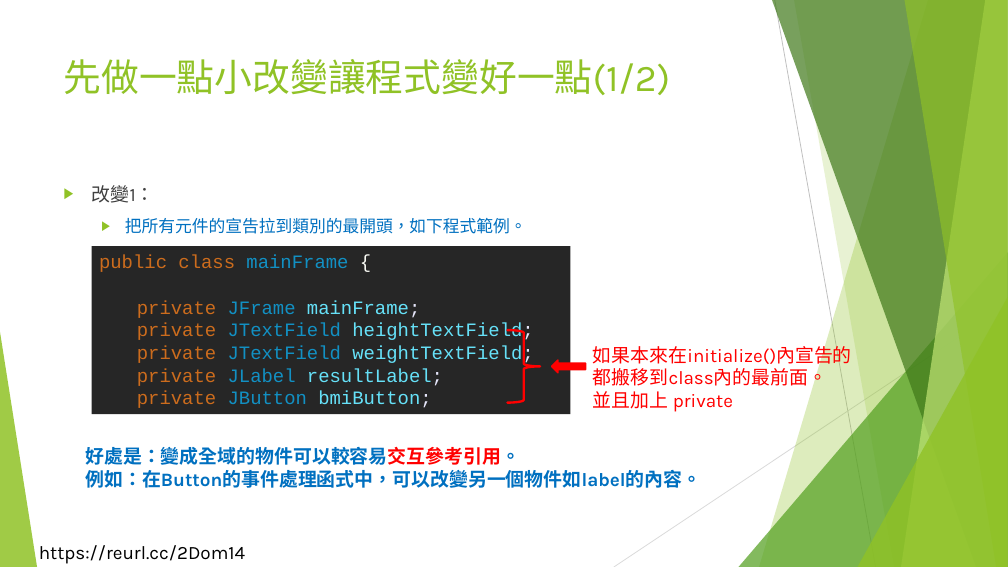
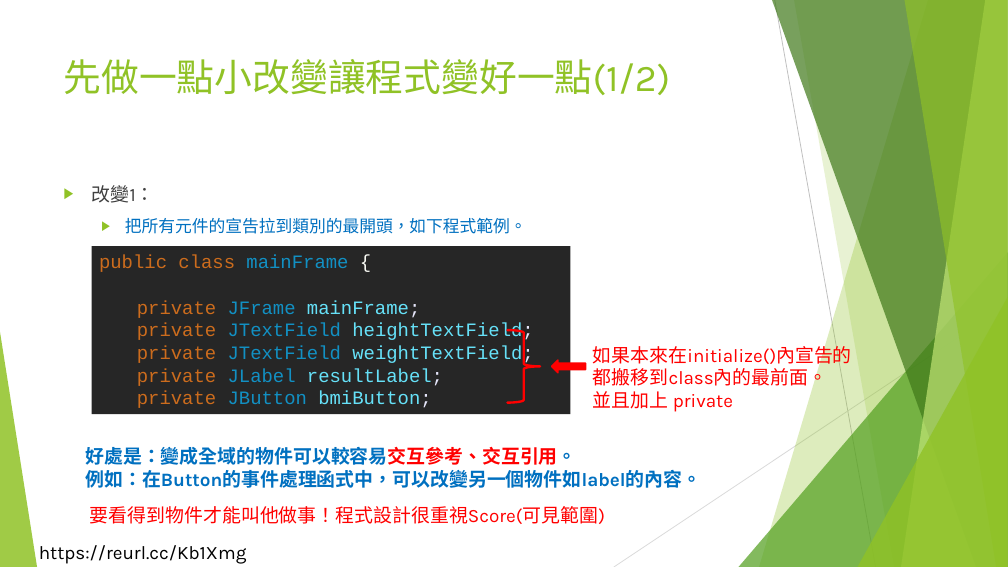
Before and after one commit to liulawsi/My_PPTs, a slide deck: slide 53 of LCC/Java/14_視窗程式開發.pptx (slide 50 before the commit). Drawn at 1008x567 pixels with LibreOffice and Linux fonts; fonts in the diff are those of the drawing; background and template pictures are left out. Boxes give left, top, right and bottom in pixels: in the first picture for what was removed or moved away, otherwise in the second. Text is boxed around its words. In the diff, an @@ line names an element or a change of style, - is before the commit and + after.

```diff
--- a/LCC/Java/14_視窗程式開發.pptx
+++ b/LCC/Java/14_視窗程式開發.pptx
@@ text at <box>85,447,701,488</box>: text changed @@
-好處是：變成全域的物件可以較容易交互參考引用。
-例如：在Button的事件處理函式中，可以改變另一個物件如label的內容。
+好處是：變成全域的物件可以較容易交互參考、交互引用。
+例如：在Button的事件處理函式中，可以改變另一個物件如label的內容。
@@ text added at <box>90,506,605,524</box>, 18 pt, text #FF0000 @@
+要看得到物件才能叫他做事！程式設計很重視Score(可見範圍)
@@ text at <box>39,545,247,564</box>: text changed @@
-https://reurl.cc/2Dom14
+https://reurl.cc/Kb1Xmg
```
Also in this commit, not shown: 57 other slides changed, 20 slides added, 17 other files.
